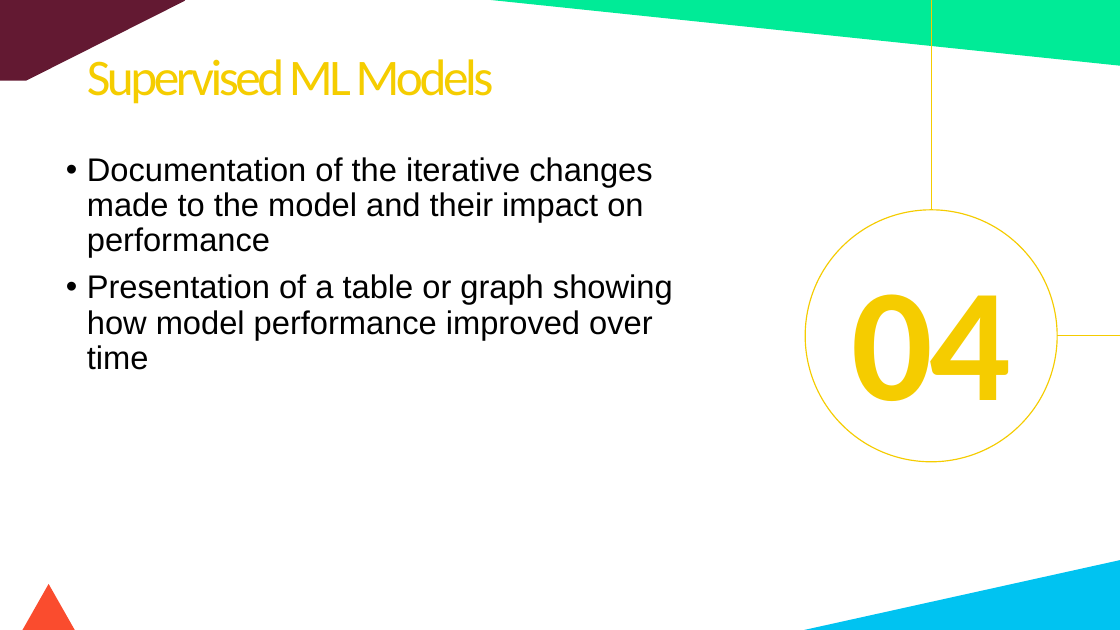
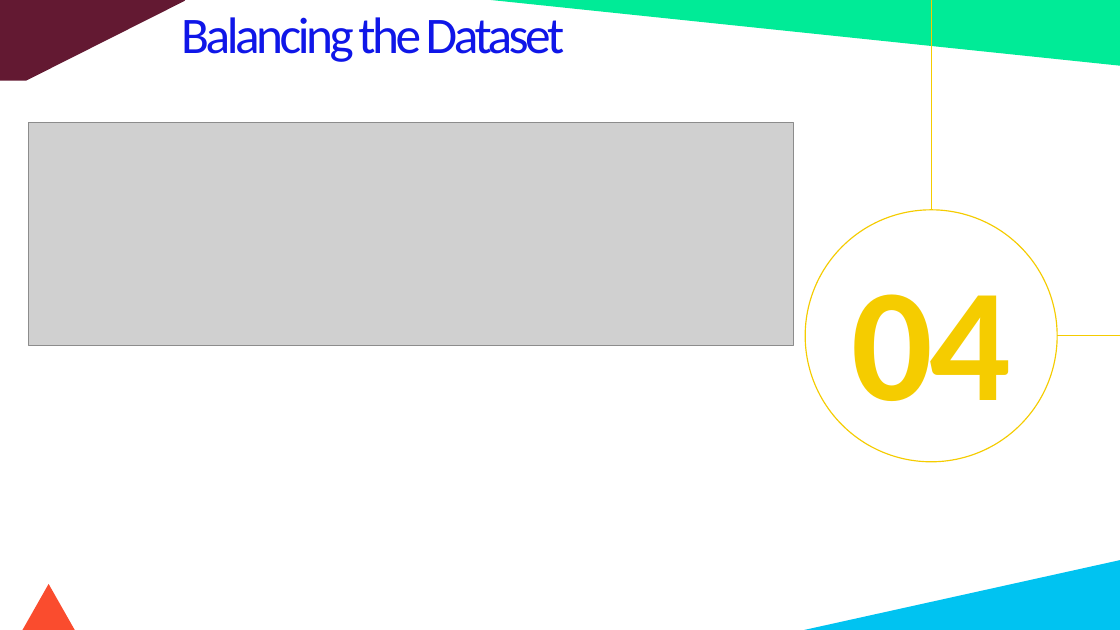
Before and after one commit to fbrowther/Detecting-Fraudulent-Credit-Card-Transactions-Using-Machine-Learning, a slide deck: slide 21 of CreditCardTransactions-Project4Group4.pptx. Drawn at 1120x630 pixels with LibreOffice and Linux fonts; fonts in the diff are those of the drawing; grey boxes stand for pictures. Boxes give left, top, right and bottom in pixels: in the first picture for what was removed or moved away, otherwise in the second. Text is boxed around its words. In the diff, an @@ line names an element or a change of style, - is before the commit and + after.

```diff
--- a/CreditCardTransactions-Project4Group4.pptx
+++ b/CreditCardTransactions-Project4Group4.pptx
@@ text at box(181, 17, 564, 62): text changed; text colour #F5CD00 to #0F16E8 @@
-Supervised ML Models
+Balancing the Dataset
@@ picture added at box(29, 122, 793, 345) @@
@@ text removed at box(87, 157, 673, 370) @@
-• Documentation of the iterative changes made to the model and their impact on performance
-• Presentation of a table or graph showing how model performance improved over time
```
Also in this commit, not shown: 4 other slides changed, 1 slide added, 8 slides removed, 2 other files.
